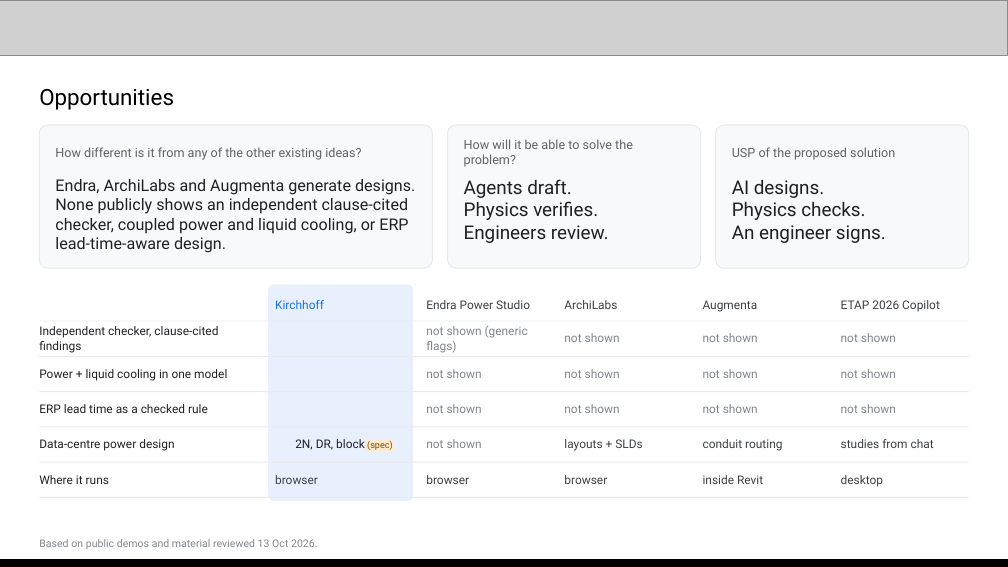
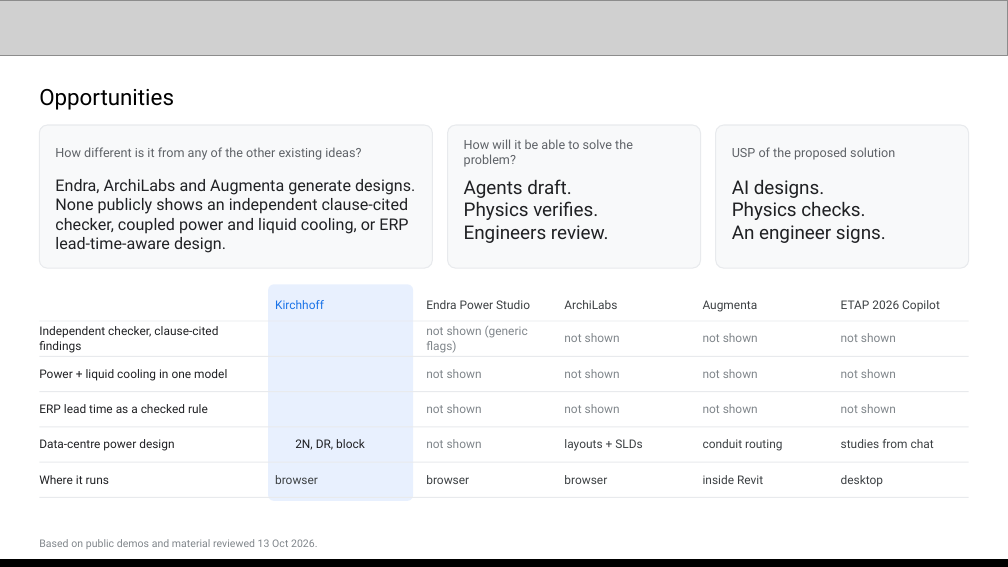
Before and after one commit to mehular0ra/kirchhoff, a slide deck: slide 3 of docs/submission/deck/Kirchhoff-AI-Builder-Cup.pptx. Drawn at 1008x567 pixels with LibreOffice and Linux fonts; fonts in the diff are those of the drawing; grey boxes stand for pictures; background and template pictures are left out. Boxes give left, top, right and bottom in pixels: in the first picture for what was removed or moved away, otherwise in the second. Text is boxed around its words. In the diff, an @@ line names an element or a change of style, - is before the commit and + after.

```diff
--- a/docs/submission/deck/Kirchhoff-AI-Builder-Cup.pptx
+++ b/docs/submission/deck/Kirchhoff-AI-Builder-Cup.pptx
@@ text at (295, 439, 365, 450): text changed @@
-2N, DR, block (spec)
+2N, DR, block
```
Also in this commit, not shown: 2 other slides changed, 2 other files.
